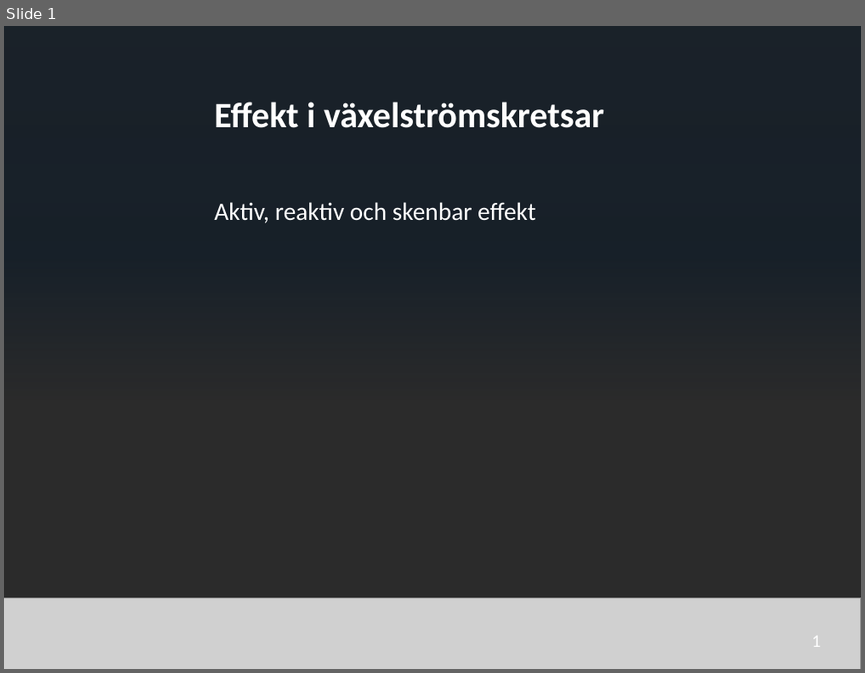
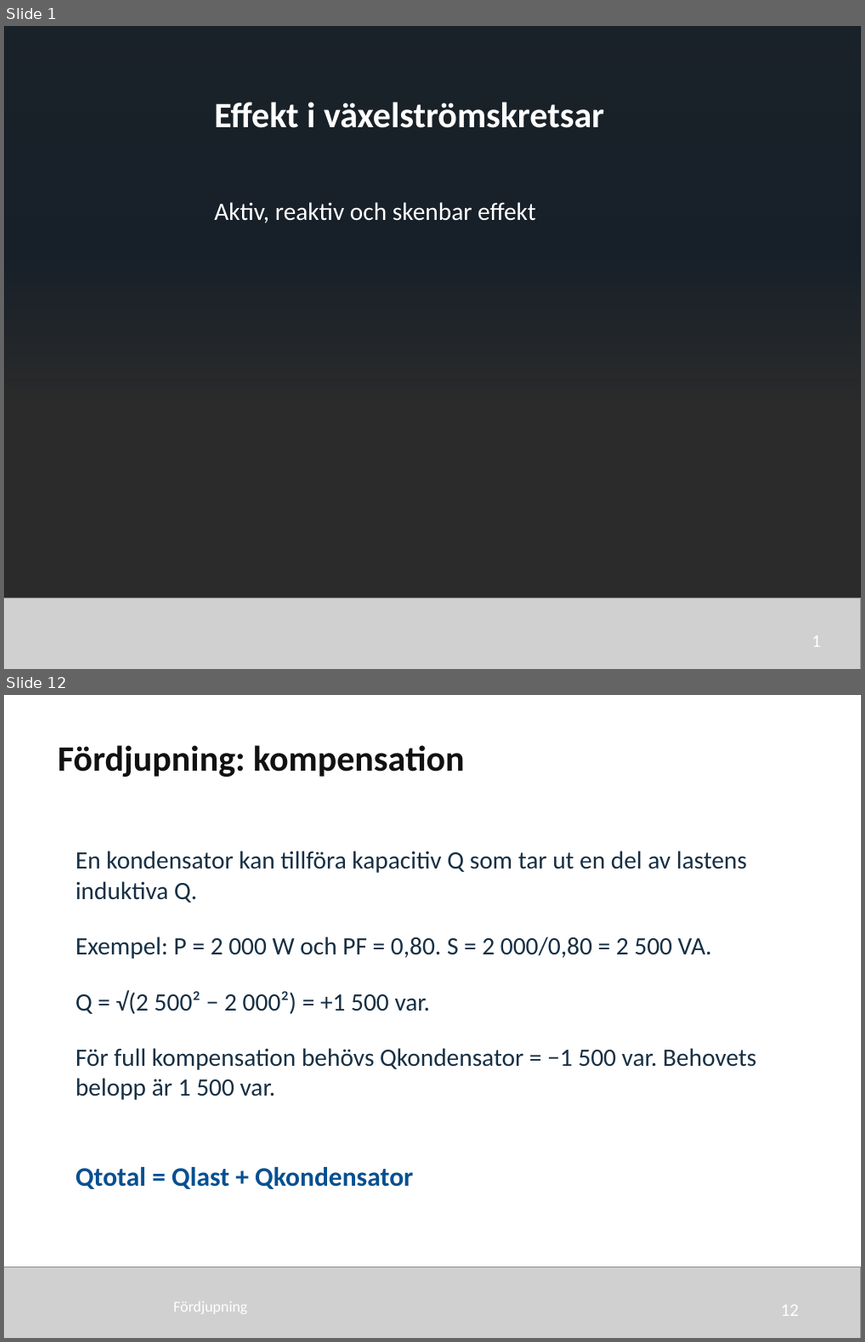
Before and after one commit to nj22az/nj22az.github.io, a slide deck: sjoskolan/vecka-40/aktuell/v40_03_Effekt_i_vaxelstromskretsar_elev.pptx. Shown one above the other, each under a label of ours: slide 1 before the commit, slides 1 and 12 after it; the slides between them are not shown. The pictures are 865x673 and 865x1342 pixels, drawn with LibreOffice and Linux fonts; fonts in the diff are those of the drawing; grey boxes stand for pictures; background and template pictures are left out; a plain dark background stands for a picture behind light text. Boxes give left, top, right and bottom in pixels: in the first picture for what was removed or moved away, otherwise in the second. Text is boxed around its words. In the diff, an @@ line names an element or a change of style, - is before the commit and + after.

```diff
--- a/sjoskolan/vecka-40/aktuell/v40_03_Effekt_i_vaxelstromskretsar_elev.pptx
+++ b/sjoskolan/vecka-40/aktuell/v40_03_Effekt_i_vaxelstromskretsar_elev.pptx
@@ slide 12 added at bbox=[4, 695, 861, 1338], background #FFFFFF @@
@@ text added at bbox=[58, 745, 464, 777], 30 pt, text #111111, bold @@
+Fördjupning: kompensation
@@ text added at bbox=[75, 851, 756, 1100], 21 pt, text #172F43 @@
+En kondensator kan tillföra kapacitiv Q som tar ut en del av lastens induktiva Q.
+Exempel: P = 2 000 W och PF = 0,80. S = 2 000/0,80 = 2 500 VA.
+Q = √(2 500² − 2 000²) = +1 500 var.
+För full kompensation behövs Qkondensator = −1 500 var. Behovets belopp är 1 500 var.
@@ text added at bbox=[75, 1167, 413, 1189], 22.5 pt, text #064F91, bold @@
+Qtotal = Qlast + Qkondensator
@@ picture added at bbox=[4, 1266, 861, 1338] @@
@@ text added at bbox=[173, 1301, 247, 1314], 12.8 pt, text #FFFFFF @@
+Fördjupning
@@ text added at bbox=[781, 1304, 799, 1315], 15 pt, text #FFFFFF @@
+12
```
Also in this commit, not shown: 13 other slides added, 35 slides removed, 44 other files.
